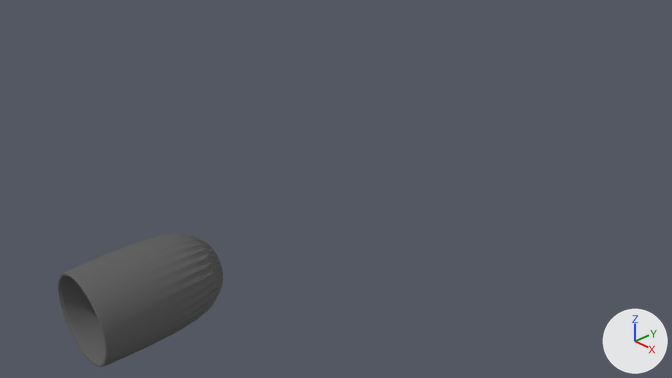
Two versions of the Blender file Blender/spacecraft.blend, one commit apart.
Rendered twice from the file's camera 'Camera'. Every picture has the same lights, and +X, +Y and +Z are marked at lower right.

Objects in the first picture: 'Propulseur_droit'.
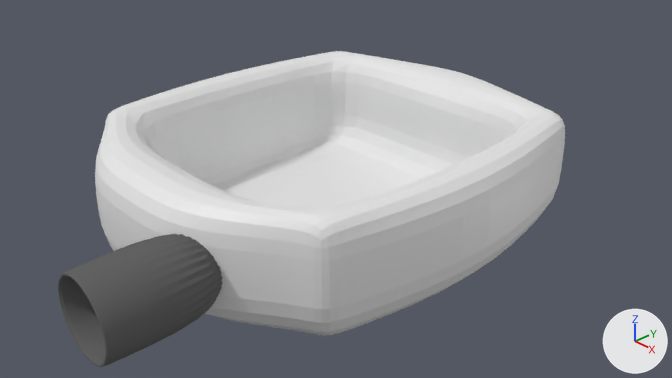
The change, as a diff of the scene's bpy script:
```diff
--- a/Blender/spacecraft.blend.py
+++ b/Blender/spacecraft.blend.py
@@ ob_spacecraft @@
 _m = ob_spacecraft.modifiers.new('Subsurf', 'SUBSURF')
 _m.levels = 0
-ob_spacecraft.hide_viewport = True
```

Location of each change, (x1, y1, x2, y2) in pixels of the pictures (672 x 378 px):
'Spacecraft', shown
    after: (95, 51, 565, 335)
